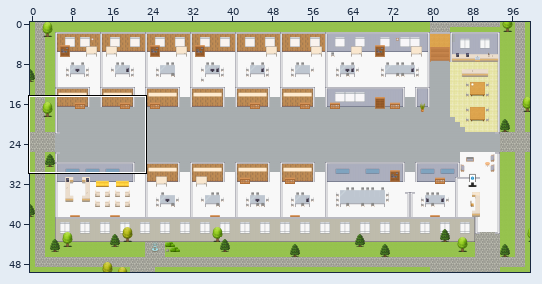
Tiled map (JSON), stored at maps/Enterprise-Enablement-Platform.tmj. Above, an overview of the earlier version with the close-up marked.
Close-up. Before the edit:
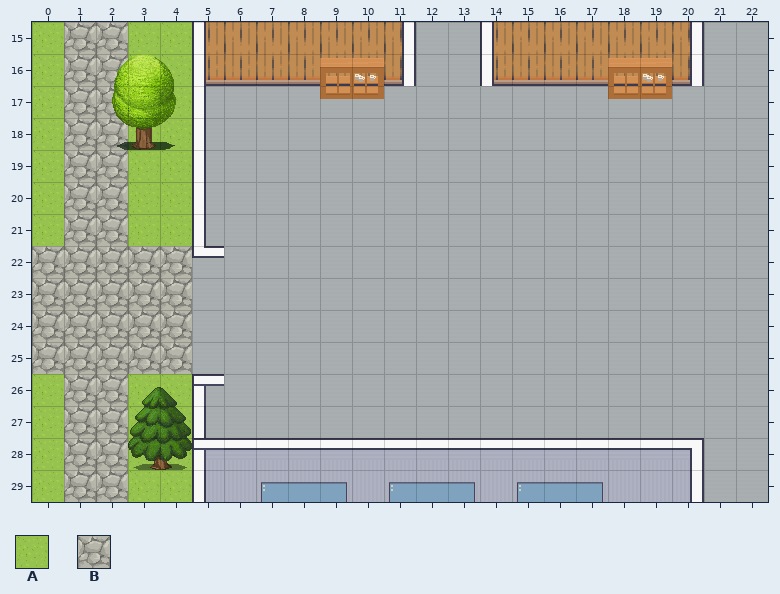
Cells are 32x32 px. Shown: x 0..22, y 15..29. The commit also changed other parts of the map, which this record leaves out.
Key: from "Exterior": A 629, B 638.
_ is an empty cell, # one hidden under a higher layer.
Layers that did not change in this view are not listed.
Layer "outside" before, first column x 0:
15 ABBAA##################
16 ABBAA##################
17 ABB#A##################
18 ABBAA##################
19 ABBAA##################
20 ABBAA##################
21 ABBAA##################
22 BBBBB##################
23 BBBBB##################
24 BBBBB##################
25 BBBBB##################
26 ABBAA##################
27 ABBAA##################
28 ABBAA##################
29 ABBAA##################
After:
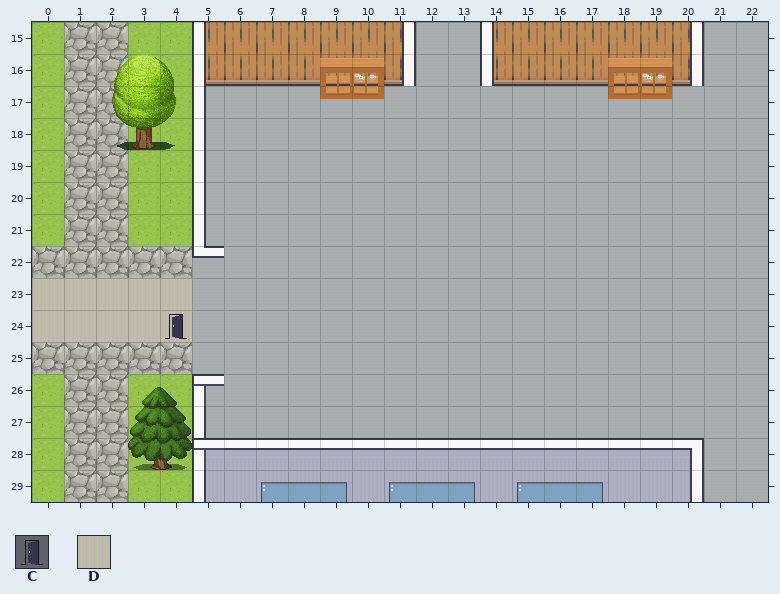
Further tiles: from "User_Zones": C 65; from "room2": D 328.
Edits made:
Layer "outside":
y 23..24: x 0..4 BBBBB -> DDDDD
Layer "zones":
y 24: x 4 _ -> C
Where, in picture pixels (left, top, right, bottom), the same in both close-ups:
changed: (32, 278, 192, 342)
